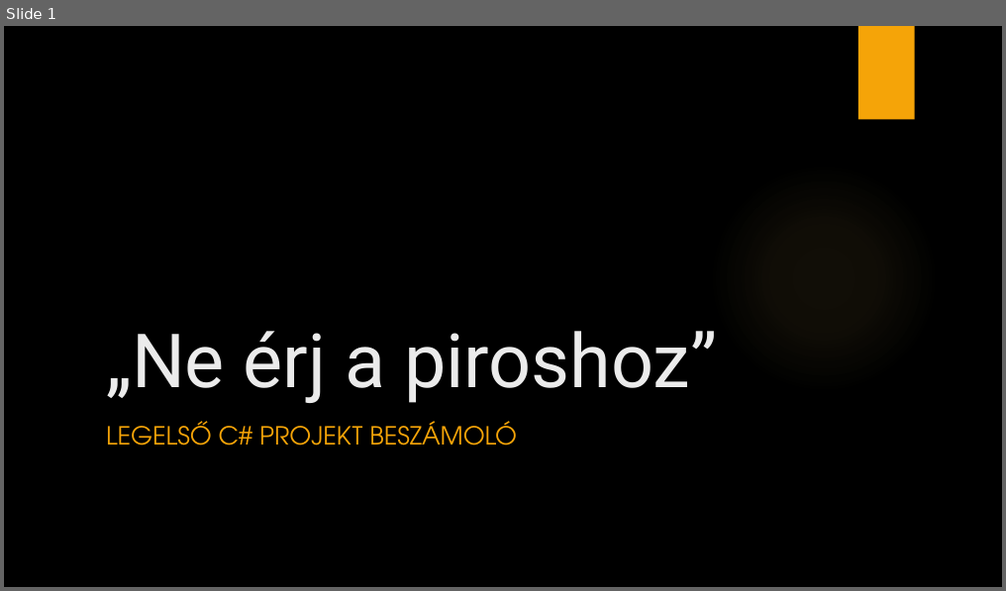
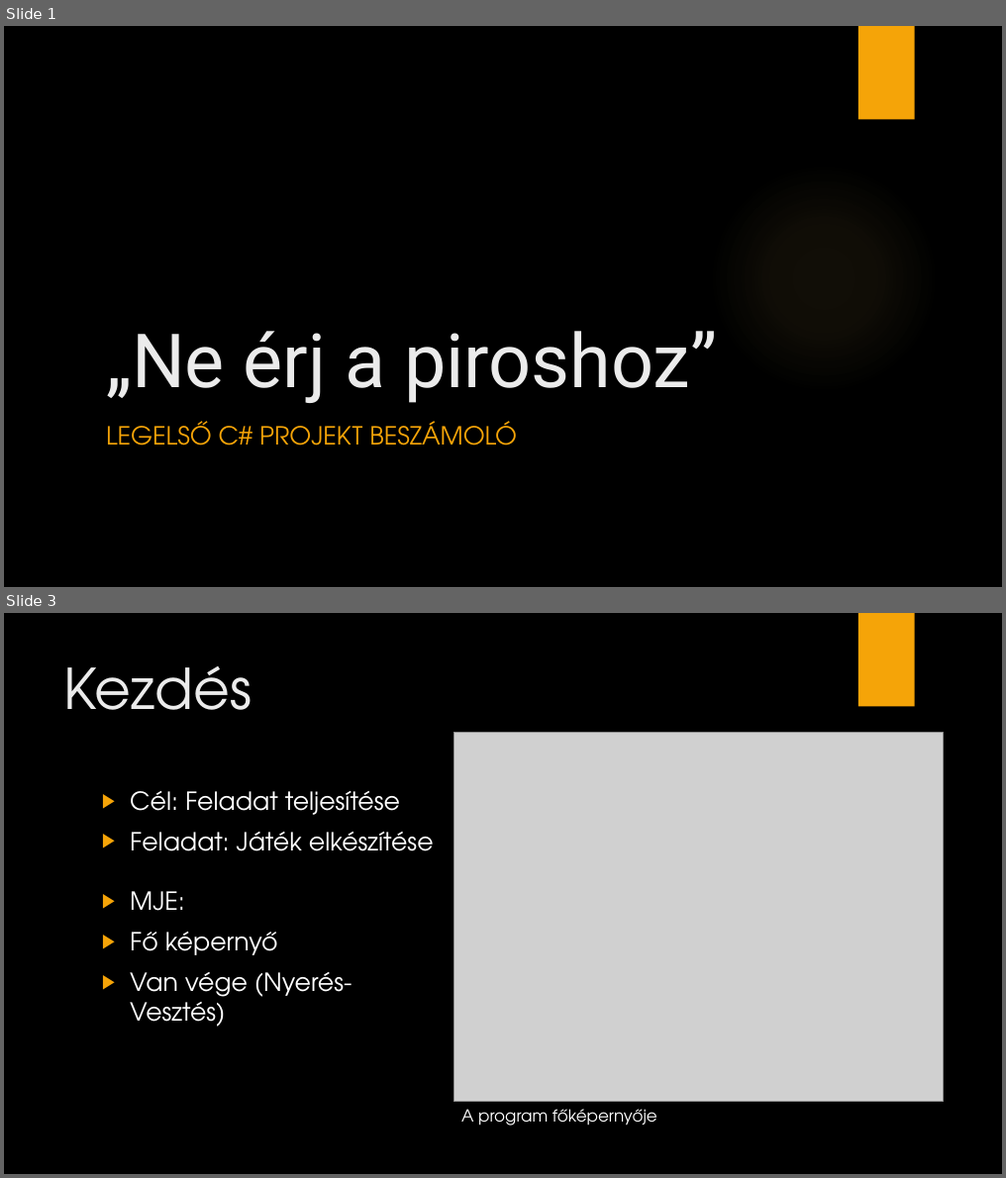
Before and after one commit to kecskeszsoltistvan/OrdogEsPokol, a slide deck: Ne érj a piroshoz.pptx. Shown one above the other, each under a label of ours: slide 1 before the commit, slides 1 and 3 after it; the slides between them are not shown. The pictures are 1006x591 and 1006x1178 pixels, drawn with LibreOffice and Linux fonts; fonts in the diff are those of the drawing; grey boxes stand for pictures; background and template pictures are left out. Boxes give left, top, right and bottom in pixels: in the first picture for what was removed or moved away, otherwise in the second. Text is boxed around its words. In the diff, an @@ line names an element or a change of style, - is before the commit and + after.

```diff
--- a/Ne érj a piroshoz.pptx
+++ b/Ne érj a piroshoz.pptx
@@ slide 3 added at box(4, 613, 1002, 1174), background picture (left out); not listed: 1 template element that a slide beside it also shows @@
@@ title added at box(64, 666, 252, 710), 54 pt, text #EBEBEB @@
+Kezdés
@@ picture added at box(453, 733, 943, 1103) @@
@@ text added at box(130, 791, 434, 852), 24 pt, text #FFFFFF @@
+▶ Cél: Feladat teljesítése
+▶ Feladat: Játék elkészítése
@@ text added at box(130, 891, 352, 1027), 24 pt, text #FFFFFF @@
+▶ MJE:
+▶ Fő képernyő
+▶ Van vége (Nyerés-Vesztés)
@@ text added at box(461, 1109, 657, 1126), 16 pt, text #FFFFFF @@
+A program főképernyője
```
Also in this commit, not shown: 1 slide changed, 1 other slide added, 1 slide removed.
